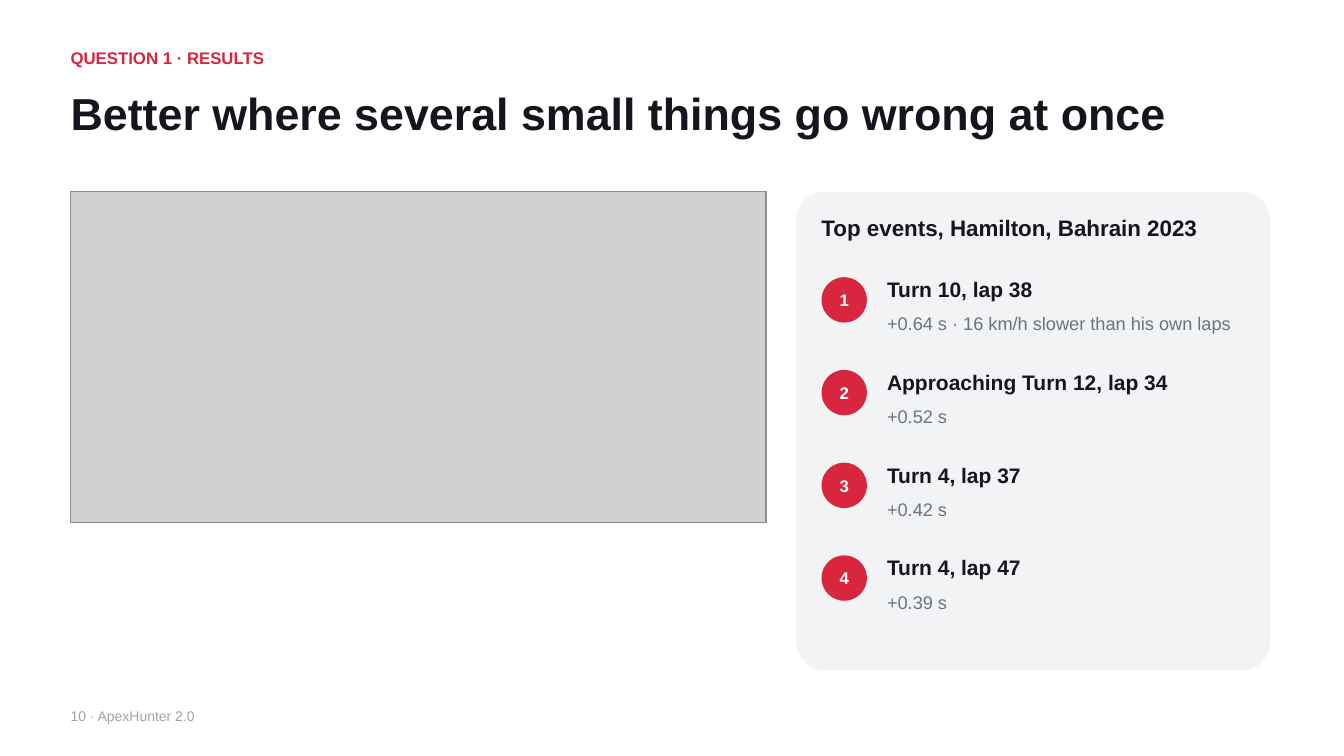
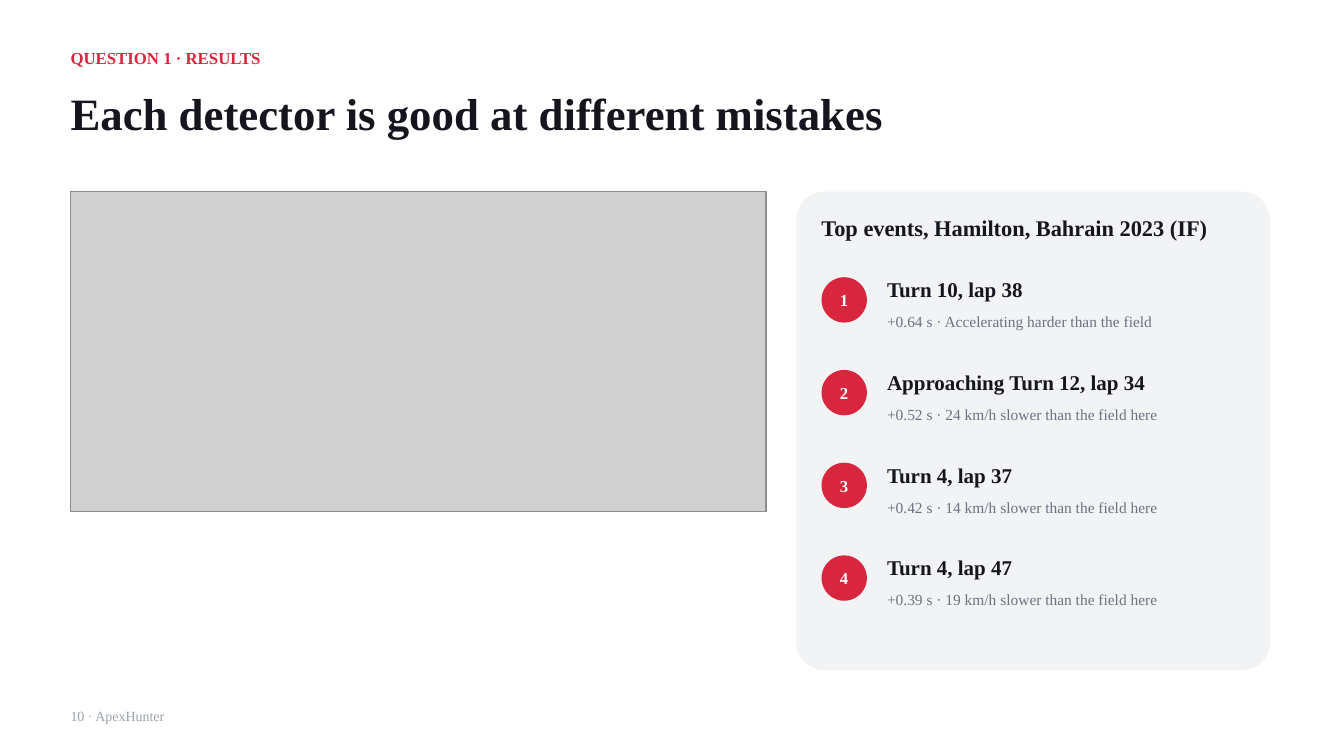
Before and after one commit to ParinShah2312/ApexHunter, a slide deck: slide 10 of docs/submission/ApexHunter_Presentation.pptx. Drawn at 1344x756 pixels with LibreOffice and Linux fonts; fonts in the diff are those of the drawing; grey boxes stand for pictures. Boxes give left, top, right and bottom in pixels: in the first picture for what was removed or moved away, otherwise in the second. Text is boxed around its words. In the diff, an @@ line names an element or a change of style, - is before the commit and + after.

```diff
--- a/docs/submission/ApexHunter_Presentation.pptx
+++ b/docs/submission/ApexHunter_Presentation.pptx
@@ text at (x1=71, y1=98, x2=883, y2=140): text changed; font Arial to Times New Roman @@
-Better where several small things go wrong at once
+Each detector is good at different mistakes
@@ picture resized from (x1=71, y1=192, x2=766, y2=522) to (x1=71, y1=192, x2=766, y2=511) @@
@@ text at (x1=821, y1=220, x2=1207, y2=241): text changed; font Arial to Times New Roman @@
-Top events, Hamilton, Bahrain 2023
+Top events, Hamilton, Bahrain 2023 (IF)
@@ text at (x1=887, y1=316, x2=1152, y2=330): text changed; size 13 to 11 pt; font Arial to Times New Roman @@
-+0.64 s · 16 km/h slower than his own laps
++0.64 s · Accelerating harder than the field
@@ text at (x1=887, y1=409, x2=1158, y2=420): text changed; size 13 to 11 pt; font Arial to Times New Roman @@
-+0.52 s
++0.52 s · 24 km/h slower than the field here
@@ text at (x1=887, y1=502, x2=1158, y2=513): text changed; size 13 to 11 pt; font Arial to Times New Roman @@
-+0.42 s
++0.42 s · 14 km/h slower than the field here
@@ font Arial to Times New Roman in 9 elements at (x1=71, y1=53, x2=261, y2=67), (x1=822, y1=277, x2=867, y2=323), (x1=887, y1=282, x2=1023, y2=302), (x1=822, y1=370, x2=867, y2=415), (x1=887, y1=375, x2=1145, y2=395), (x1=822, y1=463, x2=867, y2=508), (x1=887, y1=468, x2=1012, y2=487), (x1=822, y1=556, x2=867, y2=601), (x1=887, y1=560, x2=1012, y2=580) @@
@@ text at (x1=887, y1=594, x2=1158, y2=605): text changed; size 13 to 11 pt; font Arial to Times New Roman @@
-+0.39 s
++0.39 s · 19 km/h slower than the field here
@@ text at (x1=71, y1=712, x2=164, y2=724): text changed; font Arial to Times New Roman @@
-10 · ApexHunter 2.0
+10 · ApexHunter
```
Also in this commit, not shown: 20 other slides changed, 4 slides added, 2 slides removed, 44 other files.
